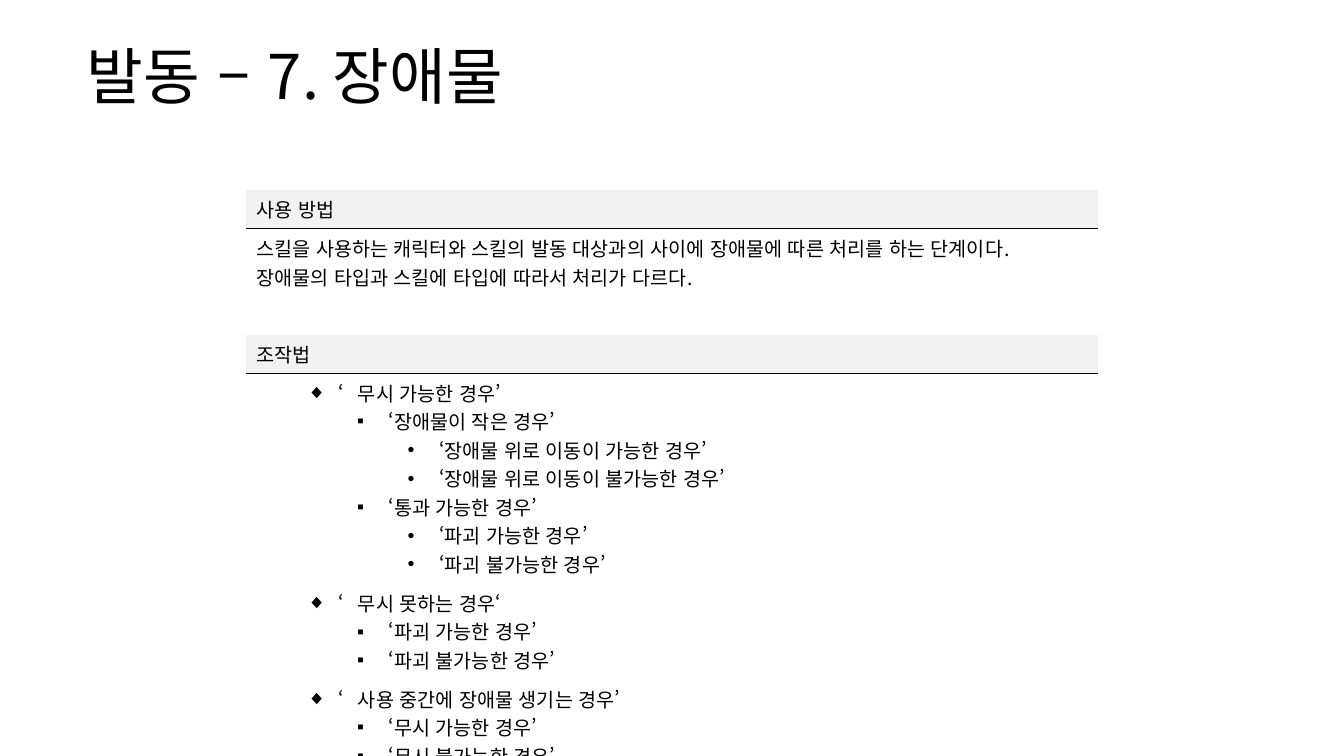
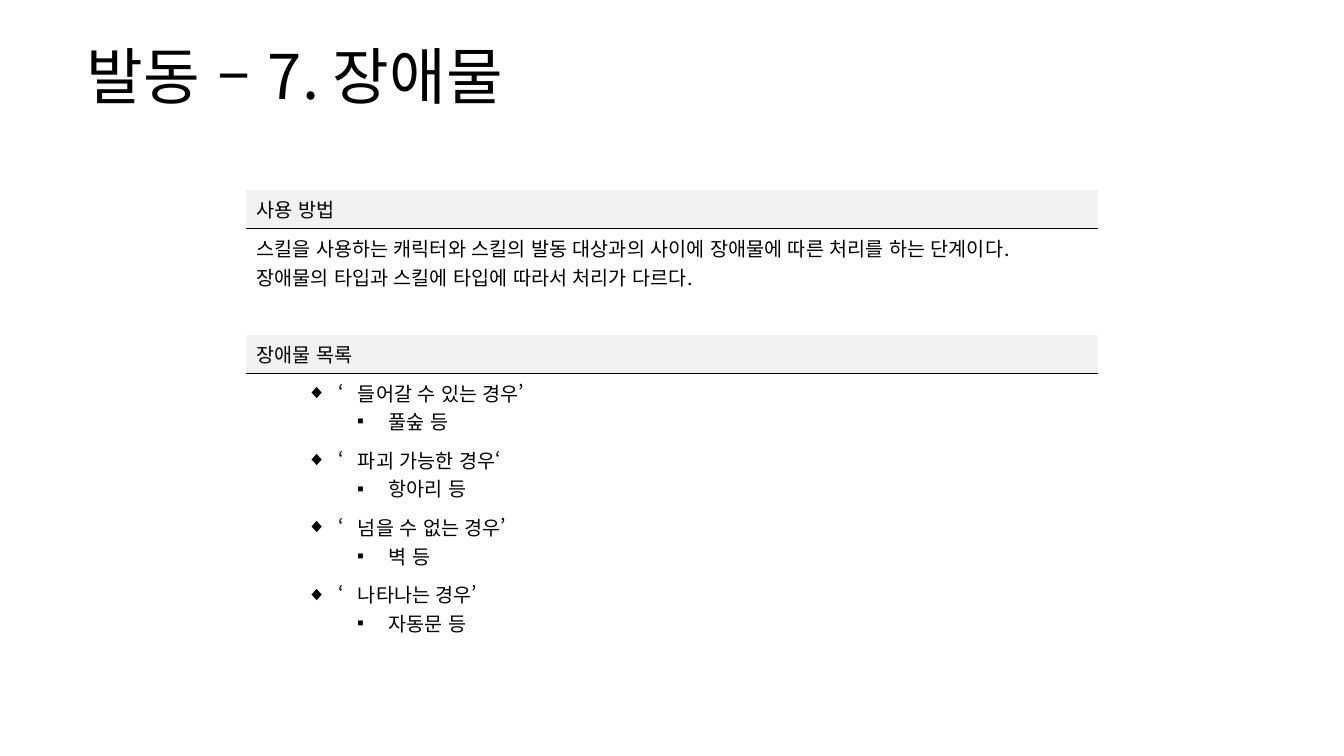
Before and after one commit to yjk0401/unityenginebasic_9th, a slide deck: slide 35 of 기획/방랑엽사전/스킬 시스템 기획서.pptx. Drawn at 1344x756 pixels with LibreOffice and Linux fonts; fonts in the diff are those of the drawing. Boxes give left, top, right and bottom in pixels: in the first picture for what was removed or moved away, otherwise in the second. Text is boxed around its words. In the diff, an @@ line names an element or a change of style, - is before the commit and + after.

```diff
--- a/기획/방랑엽사전/스킬 시스템 기획서.pptx
+++ b/기획/방랑엽사전/스킬 시스템 기획서.pptx
@@ table at (246, 190, 1097, 637) @@
-row 4: 조작법
-row 5: ‘무시 가능한 경우’ / ‘장애물이 작은 경우’ / ‘장애물 위로 이동이 가능한 경우’ / ‘장애물 위로 이동이 불가능한 경우’ / ‘통과 가능한 경우’ / ‘파괴 가능한 경우’ / ‘파괴 불가능한 경우’
-row 6: ‘무시 못하는 경우‘ / ‘파괴 가능한 경우’ / ‘파괴 불가능한 경우’
-row 7: ‘사용 중간에 장애물 생기는 경우’ / ‘무시 가능한 경우’ / ‘무시 불가능한 경우’
+row 4: 장애물 목록
+row 5: ‘들어갈 수 있는 경우’ / 풀숲 등
+row 6: ‘파괴 가능한 경우‘ / 항아리 등
+row 7: ‘넘을 수 없는 경우’ / 벽 등
+row 8: ‘나타나는 경우’ / 자동문 등
```
Also in this commit, not shown: 1 other slide changed, 3 slides added, 5 other files.
